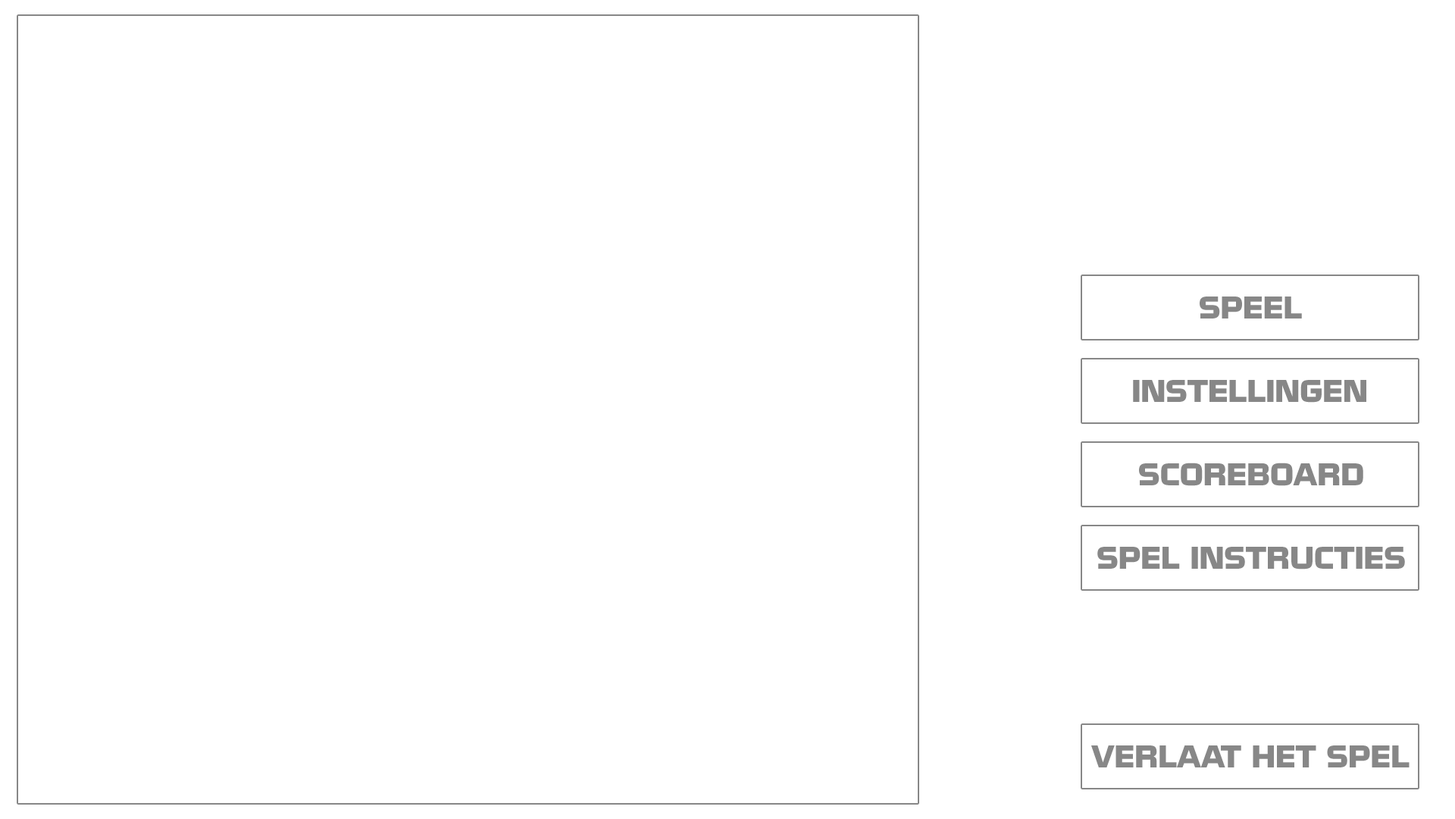
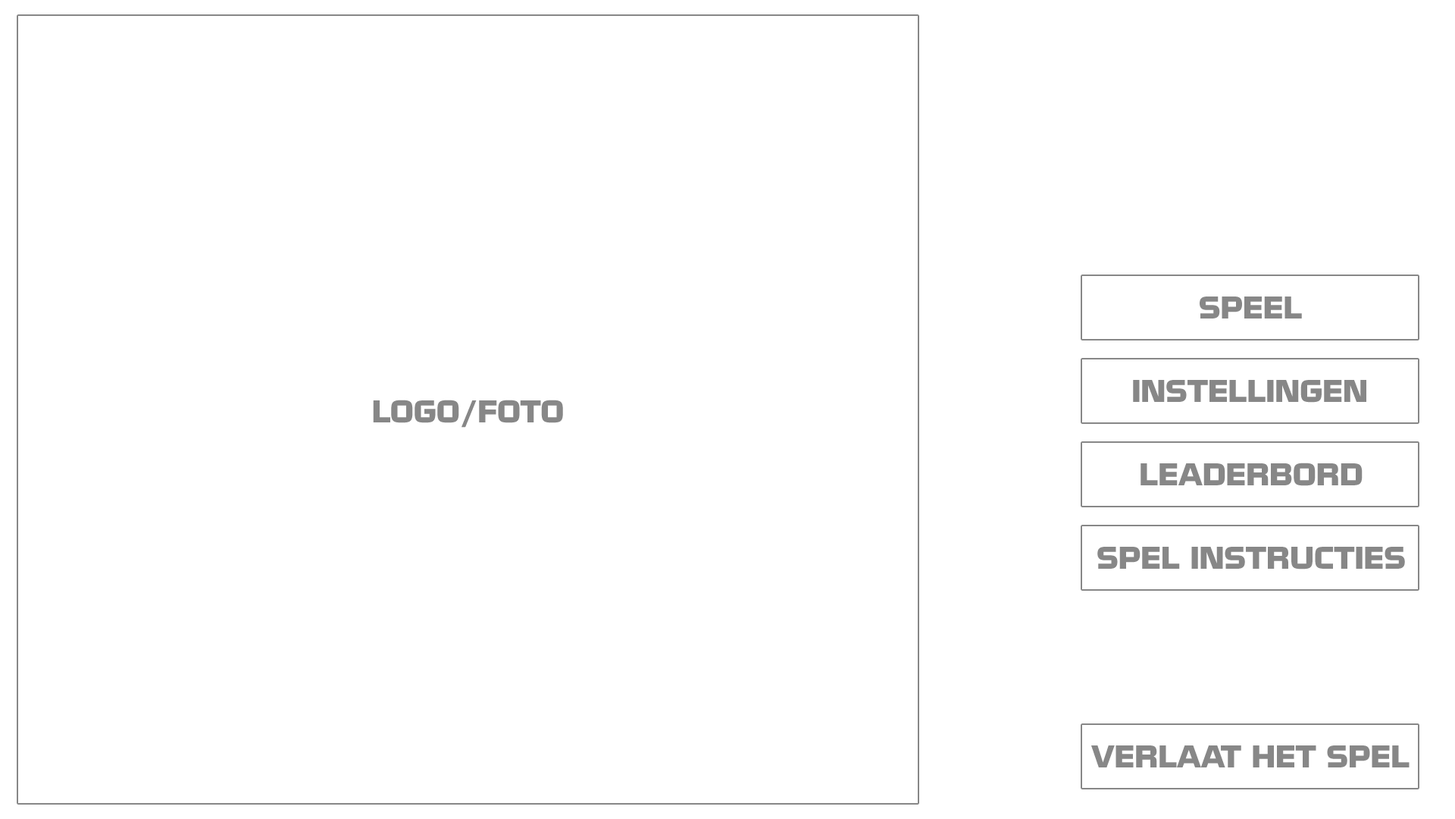
Layer changes from the first 1455 × 819 image to the second:
added layer "LOGO/FOTO" above "SPEL INSTRUCTIES" over [372, 399, 564, 428]
renamed "SCOREBOARD" to "LEADERBORD", painted on it over [1139, 462, 1364, 486]
